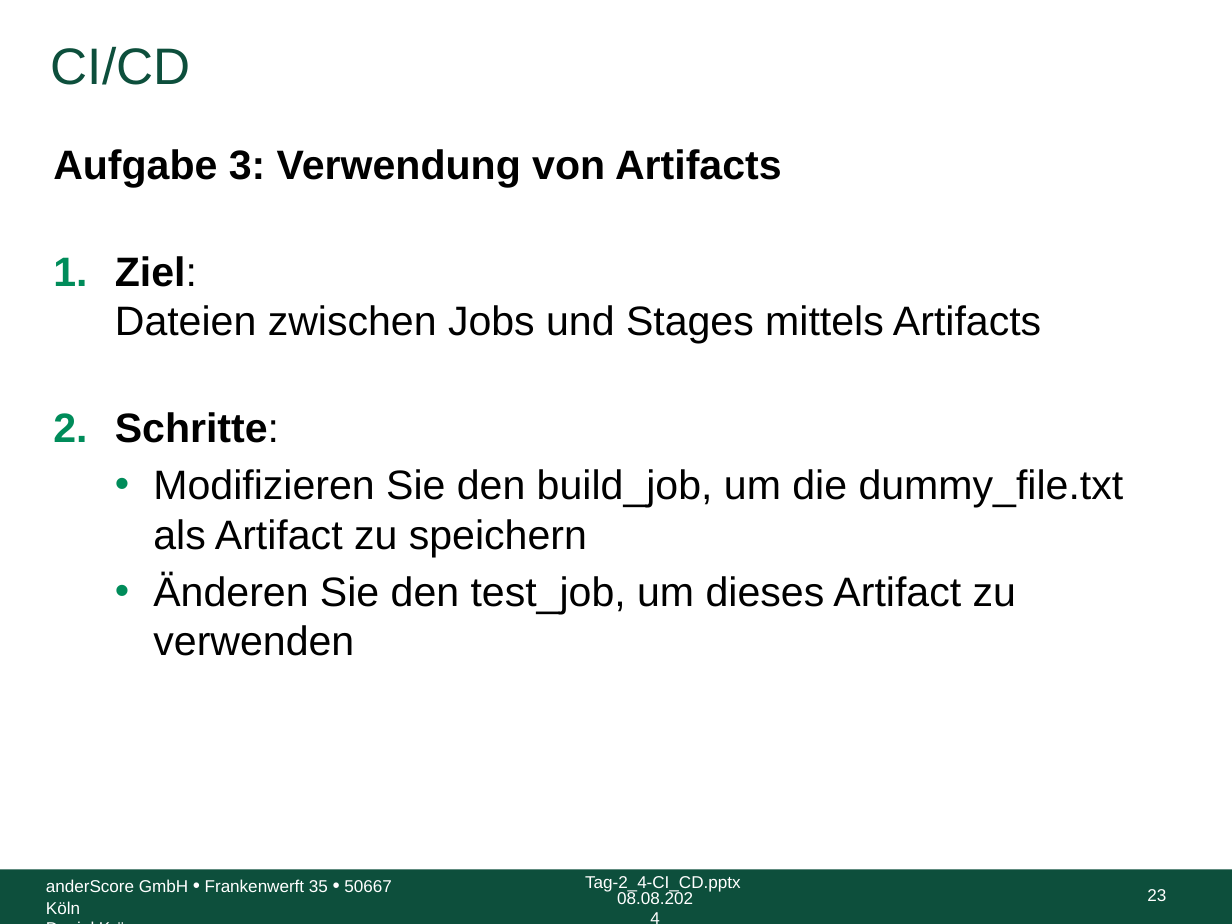
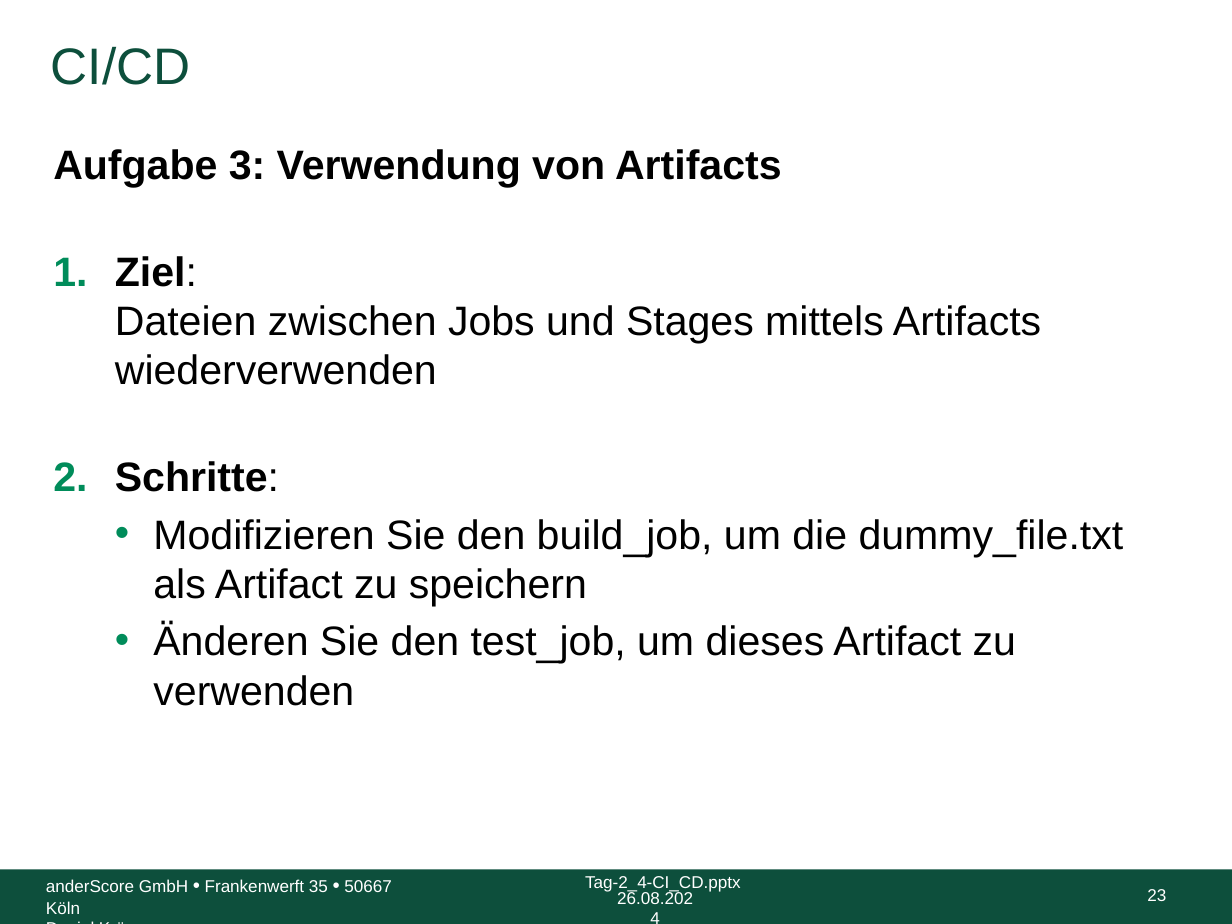
Before and after one commit to anderscore-gmbh/gitlab, a slide deck: slide 23 of slides/Tag-2_4-CI_CD.pptx. Drawn at 1232x924 pixels with LibreOffice and Linux fonts; fonts in the diff are those of the drawing; background and template pictures are left out. Boxes give left, top, right and bottom in pixels: in the first picture for what was removed or moved away, otherwise in the second. Text is boxed around its words. In the diff, an @@ line names an element or a change of style, - is before the commit and + after.

```diff
--- a/slides/Tag-2_4-CI_CD.pptx
+++ b/slides/Tag-2_4-CI_CD.pptx
@@ text at [115,256,1041,385]: text changed @@
-1. Ziel:
-   Dateien zwischen Jobs und Stages mittels Artifacts
+1. Ziel:
+   Dateien zwischen Jobs und Stages mittels Artifacts wiederverwenden
@@ text at [617,890,693,904]: text changed @@
-08.08.2024
+26.08.2024
```
Also in this commit, not shown: 46 other slides changed.
